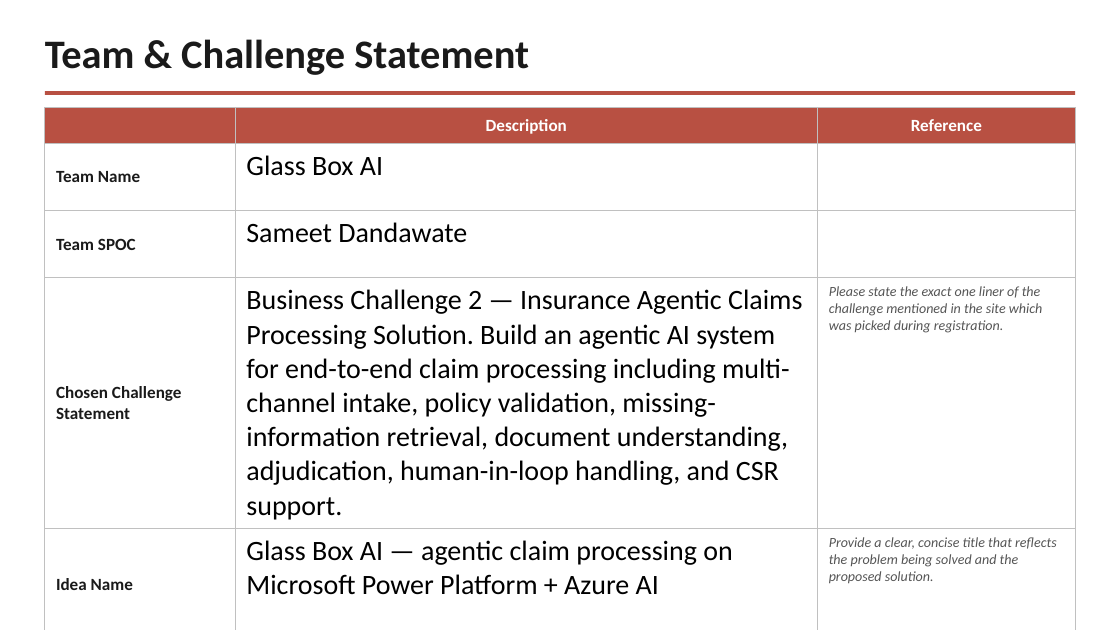
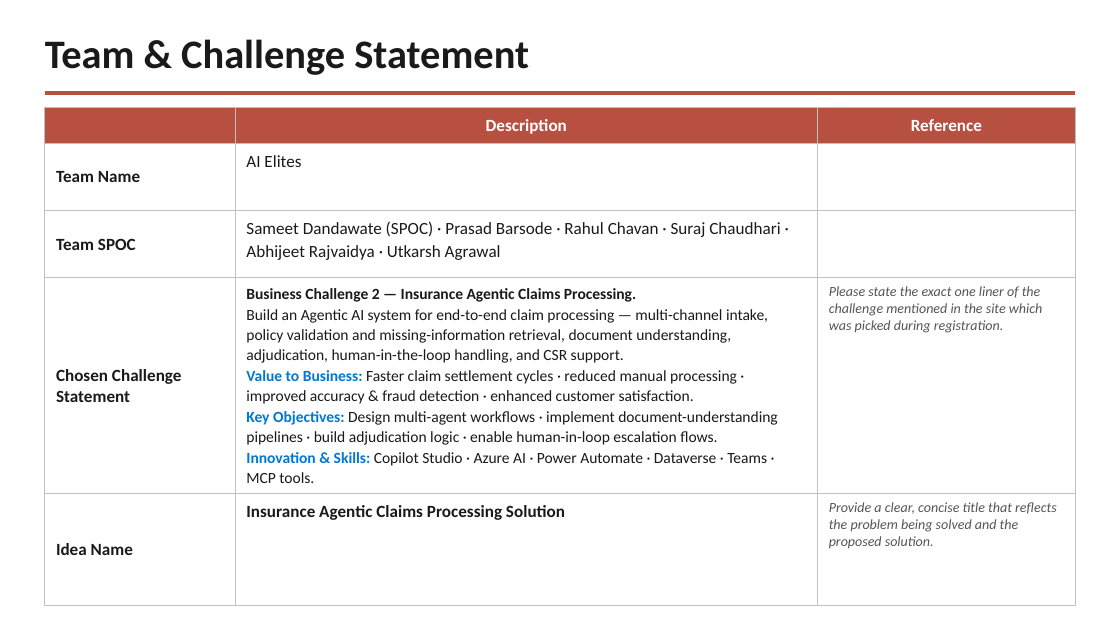
Before and after one commit to Sameet1308/Hack2future, a slide deck: slide 1 of docs/hackathon_blueprint_filled.pptx. Drawn at 1120x630 pixels with LibreOffice and Linux fonts; fonts in the diff are those of the drawing. Boxes give left, top, right and bottom in pixels: in the first picture for what was removed or moved away, otherwise in the second. Text is boxed around its words. In the diff, an @@ line names an element or a change of style, - is before the commit and + after.

```diff
--- a/docs/hackathon_blueprint_filled.pptx
+++ b/docs/hackathon_blueprint_filled.pptx
@@ table at box(45, 108, 1075, 604) @@
-row 2, column 2: Glass Box AI
+row 2, column 2: AI Elites
-row 3, column 2: Sameet Dandawate
+row 3, column 2: Sameet Dandawate (SPOC) · Prasad Barsode · Rahul Chavan · Suraj Chaudhari · Abhijeet Rajvaidya · Utkarsh Agrawal
-row 4, column 2: Business Challenge 2 — Insurance Agentic Claims Processing Solution. Build an agentic AI system for end-to-end claim processing including multi-channel intake, policy validation, missing-information retrieval, document understanding, adjudication, human-in-loop handling, and CSR support.
+row 4, column 2: Business Challenge 2 — Insurance Agentic Claims Processing. / Build an Agentic AI system for end-to-end claim processing — multi-channel intake, policy validation and missing-information retrieval, document understanding, adjudication, human-in-the-loop handling, and CSR support. / Value to Business: Faster claim settlement cycles · reduced manual processing · improved accuracy & fraud detection · enhanced customer satisfaction. / Key Objectives: Design multi-agent workflows · implement document-understanding pipelines · build adjudication logic · enable human-in-loop escalation flows. / Innovation & Skills: Copilot Studio · Azure AI · Power Automate · Dataverse · Teams · MCP tools.
-row 5, column 2: Glass Box AI — agentic claim processing on Microsoft Power Platform + Azure AI
+row 5, column 2: Insurance Agentic Claims Processing Solution
```
Also in this commit, not shown: 3 other slides changed, 2 slides added, 3 slides removed, 1 other file.
